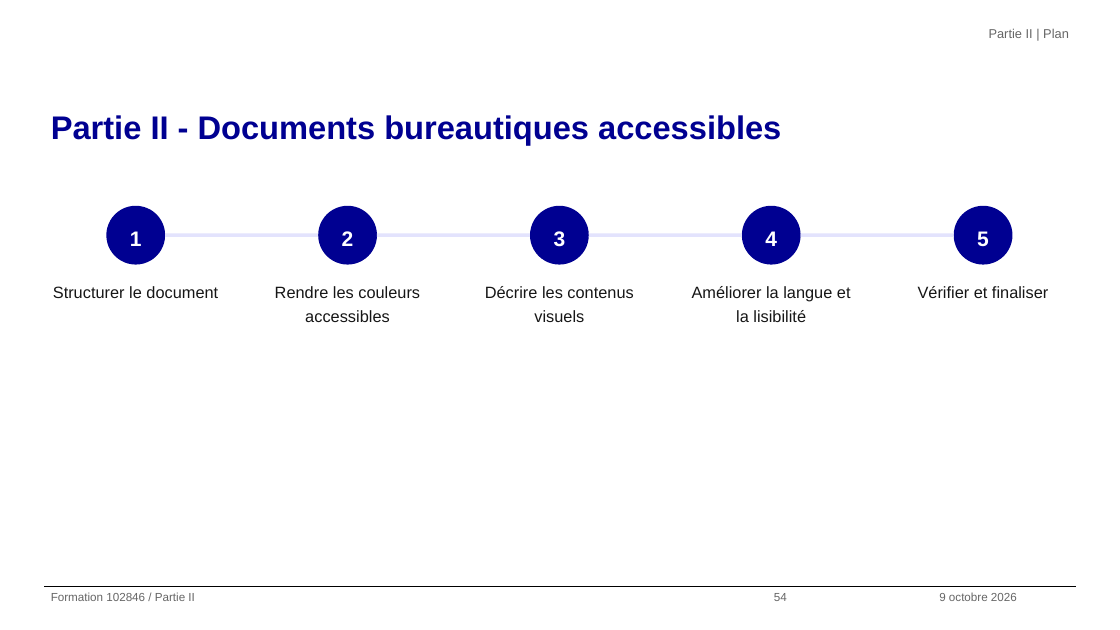
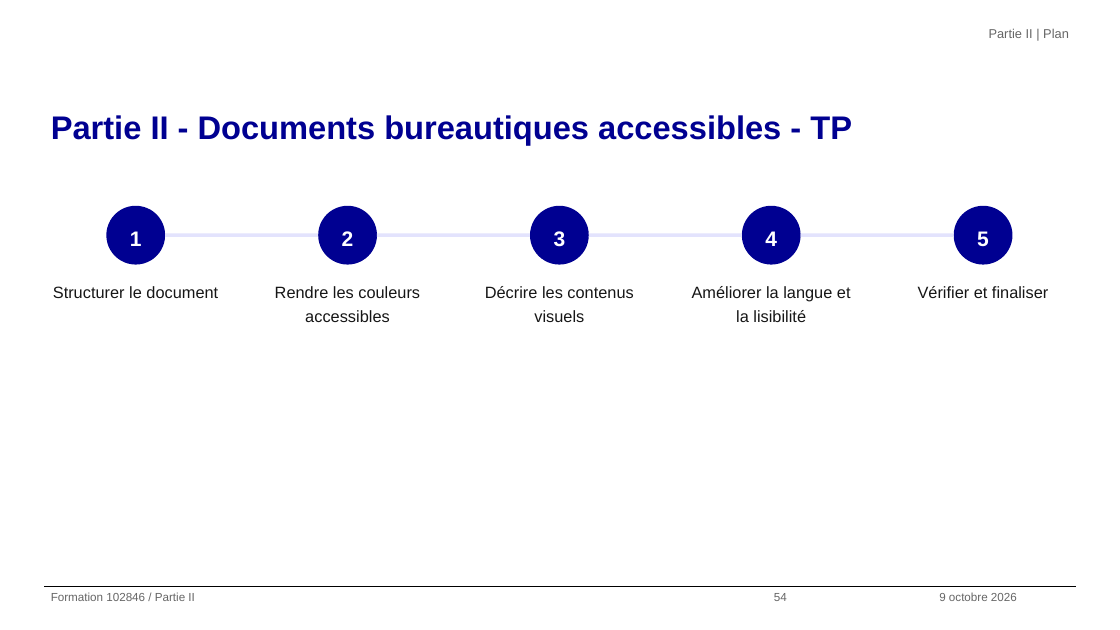
Before and after one commit to alexandra-guiderdoni/usine-fabrication-igpde-102846-ay11, a slide deck: slide 54 of livrables-IGPDE-2026-102846/Formateur/support-formation-102846-2026-IGPDE.pptx. Drawn at 1120x630 pixels with LibreOffice and Linux fonts; fonts in the diff are those of the drawing; background and template pictures are left out. Boxes give left, top, right and bottom in pixels: in the first picture for what was removed or moved away, otherwise in the second. Text is boxed around its words. In the diff, an @@ line names an element or a change of style, - is before the commit and + after.

```diff
--- a/livrables-IGPDE-2026-102846/Formateur/support-formation-102846-2026-IGPDE.pptx
+++ b/livrables-IGPDE-2026-102846/Formateur/support-formation-102846-2026-IGPDE.pptx
@@ title at bbox=[51, 115, 852, 144]: text changed @@
-Partie II - Documents bureautiques accessibles
+Partie II - Documents bureautiques accessibles - TP
```
Also in this commit, not shown: 77 other slides changed, 3 slides added, 7 slides removed, 24 other files.
